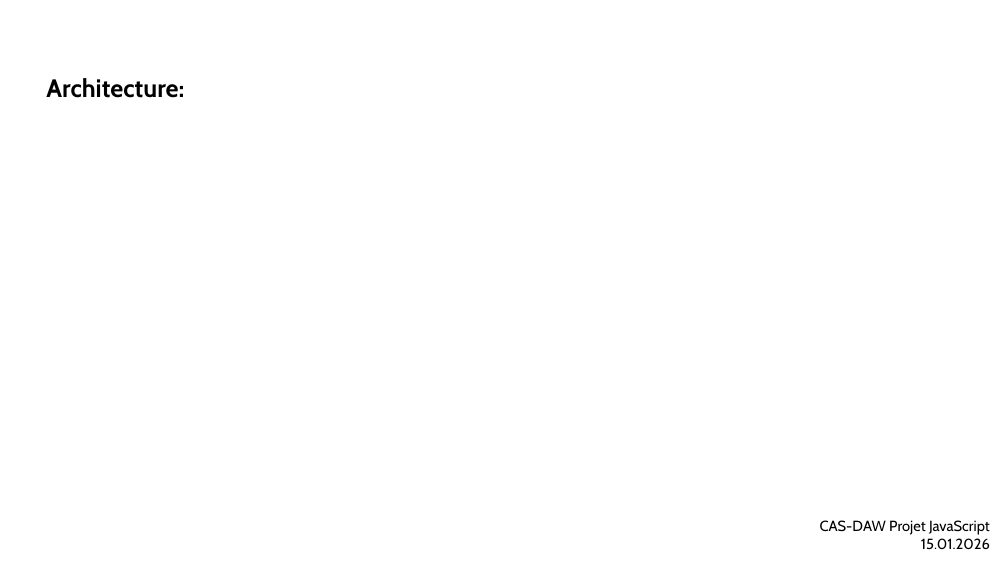
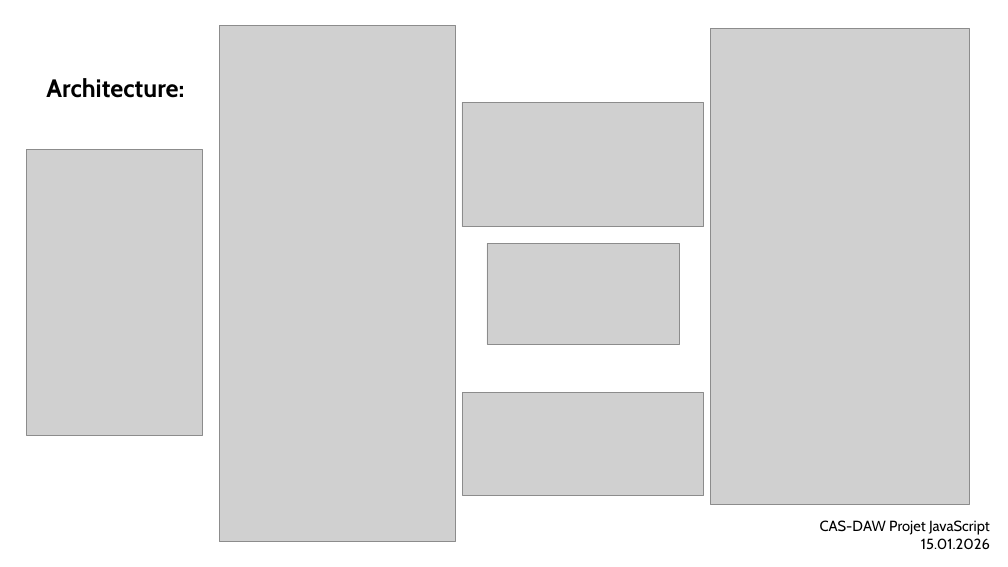
Before and after one commit to mwdolci/smartphone_datas, a slide deck: slide 7 of documents/Presentation_JS.pptx. Drawn at 1008x567 pixels with LibreOffice and Linux fonts; fonts in the diff are those of the drawing; grey boxes stand for pictures; background and template pictures are left out. Boxes give left, top, right and bottom in pixels: in the first picture for what was removed or moved away, otherwise in the second. Text is boxed around its words. In the diff, an @@ line names an element or a change of style, - is before the commit and + after.

```diff
--- a/documents/Presentation_JS.pptx
+++ b/documents/Presentation_JS.pptx
@@ picture added at <box>219,25,456,542</box> @@
@@ picture added at <box>711,29,969,504</box> @@
@@ picture added at <box>462,102,704,227</box> @@
@@ picture added at <box>27,150,203,436</box> @@
@@ picture added at <box>487,243,679,344</box> @@
@@ picture added at <box>463,392,704,495</box> @@
```
Also in this commit, not shown: 1 other slide changed, 5 other files.
